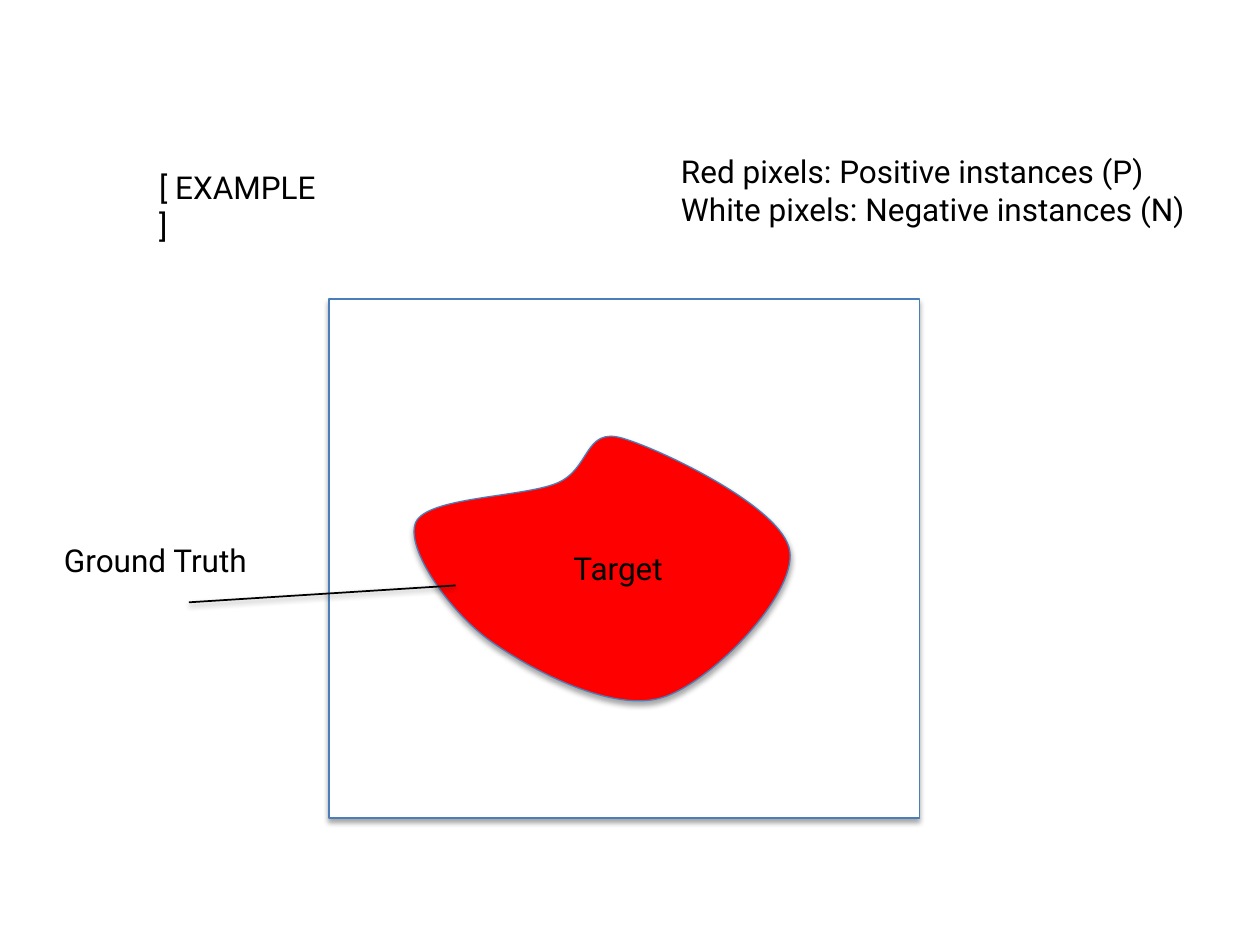
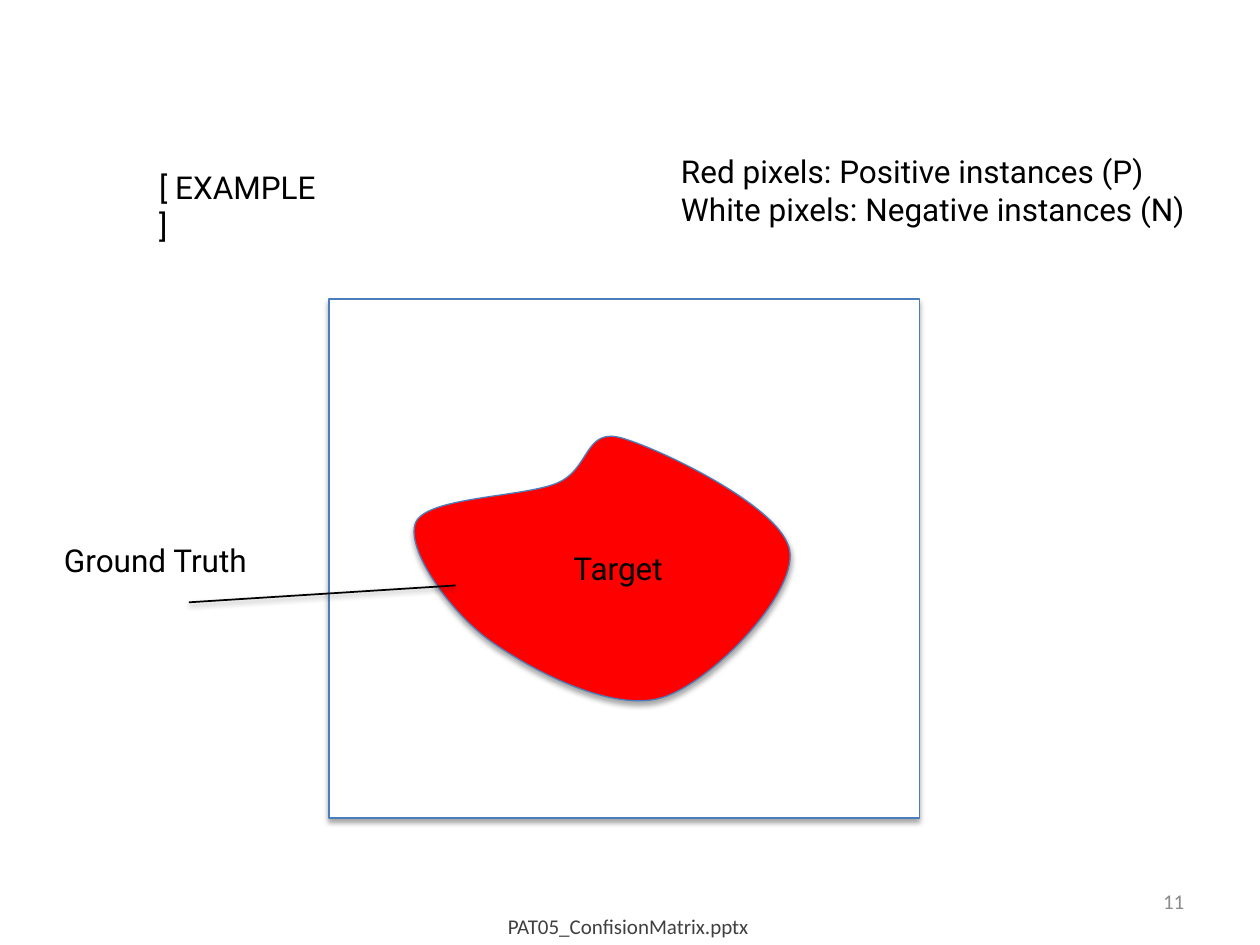
Before and after one commit to domingomery/patrones, a slide deck: slide 11 of clases/Cap05_Evaluacion/presentations/PAT05_ConfusionMatrix.pptx. Drawn at 1260x945 pixels with LibreOffice and Linux fonts; fonts in the diff are those of the drawing. Boxes give left, top, right and bottom in pixels: in the first picture for what was removed or moved away, otherwise in the second. Text is boxed around its words. In the diff, an @@ line names an element or a change of style, - is before the commit and + after.

```diff
--- a/clases/Cap05_Evaluacion/presentations/PAT05_ConfusionMatrix.pptx
+++ b/clases/Cap05_Evaluacion/presentations/PAT05_ConfusionMatrix.pptx
@@ page number added at <box>1163,895,1184,909</box>, 12 pt, text #8C8C8C @@
+11
@@ text added at <box>508,919,748,938</box>, 12 pt, text #404040 @@
+PAT05_ConfisionMatrix.pptx
```
Also in this commit, not shown: 26 other slides changed, 13 other files.
